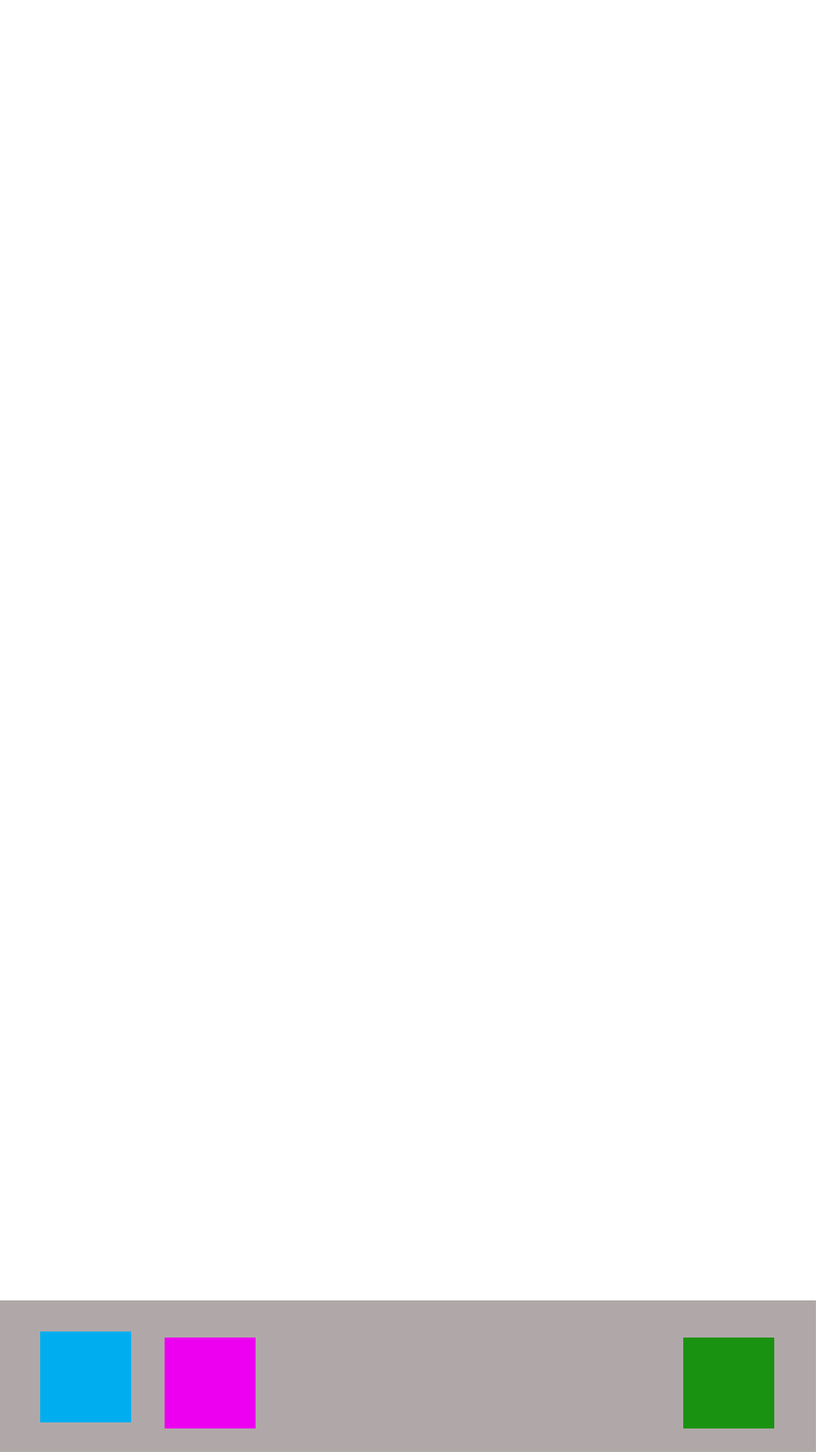
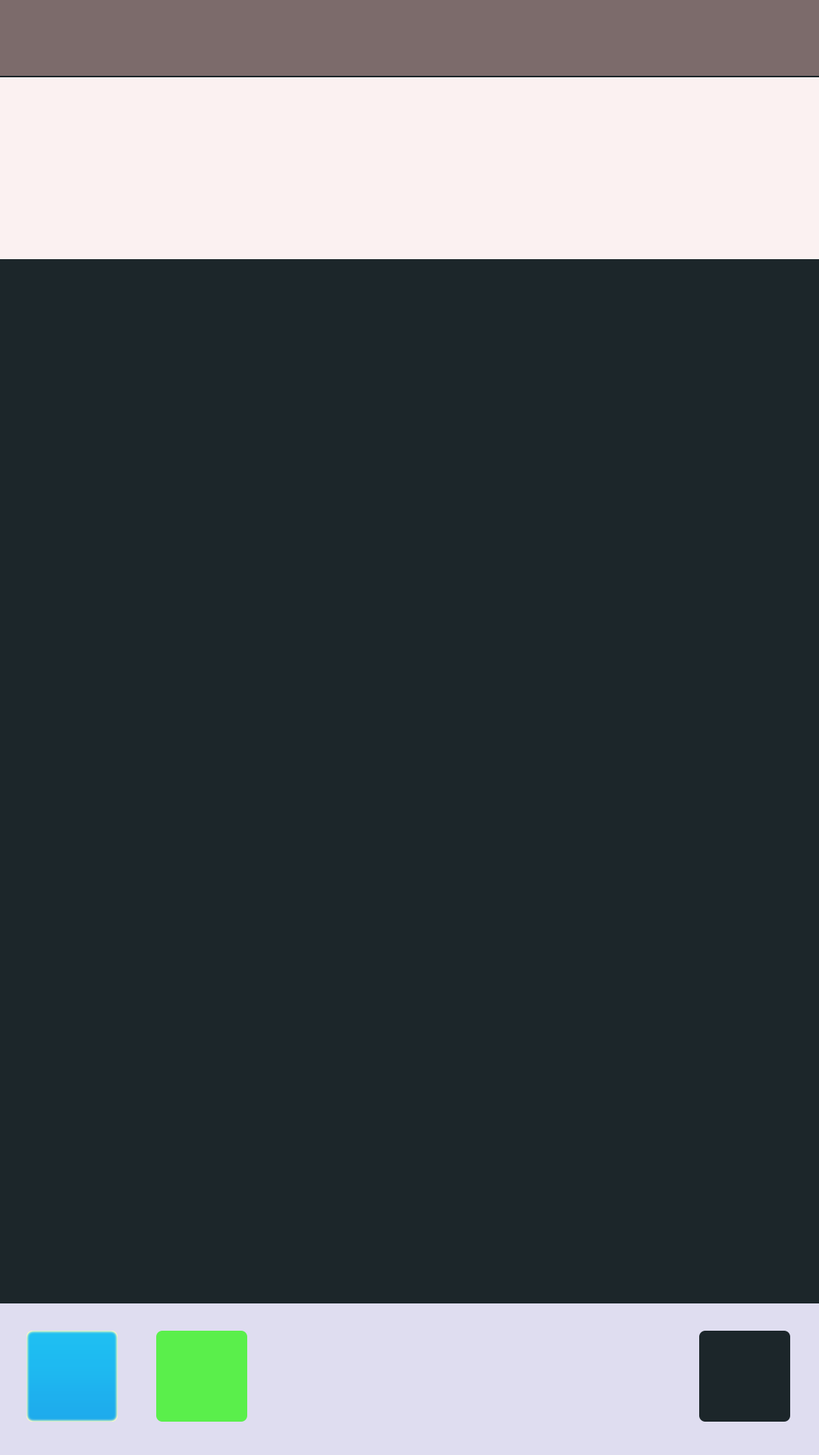
Before/after of a (819, 1455) layered artwork. What changed in the layer stack:
removed layer "DrawingBackground" over (682, 1337, 774, 1429)
added layer "Rectangle 3" above "Rectangle 2" over (0, 0, 819, 76)
added layer "Rectangle 2" above "DrawingBackColor" over (0, 77, 819, 260)
added layer "DrawingBackColor" above "ToColor" over (698, 1331, 790, 1422)
painted on "ToColor" over (156, 1331, 256, 1429)
added layer "FromColor copy" (13%) above "FromColor" over (26, 1331, 118, 1422)
painted on "FromColor" over (26, 1331, 132, 1423)
painted on "Rectangle 1" over (0, 1300, 819, 1455)
added layer "Color Fill 1" above "Layer 2" over (0, 0, 819, 1455)
